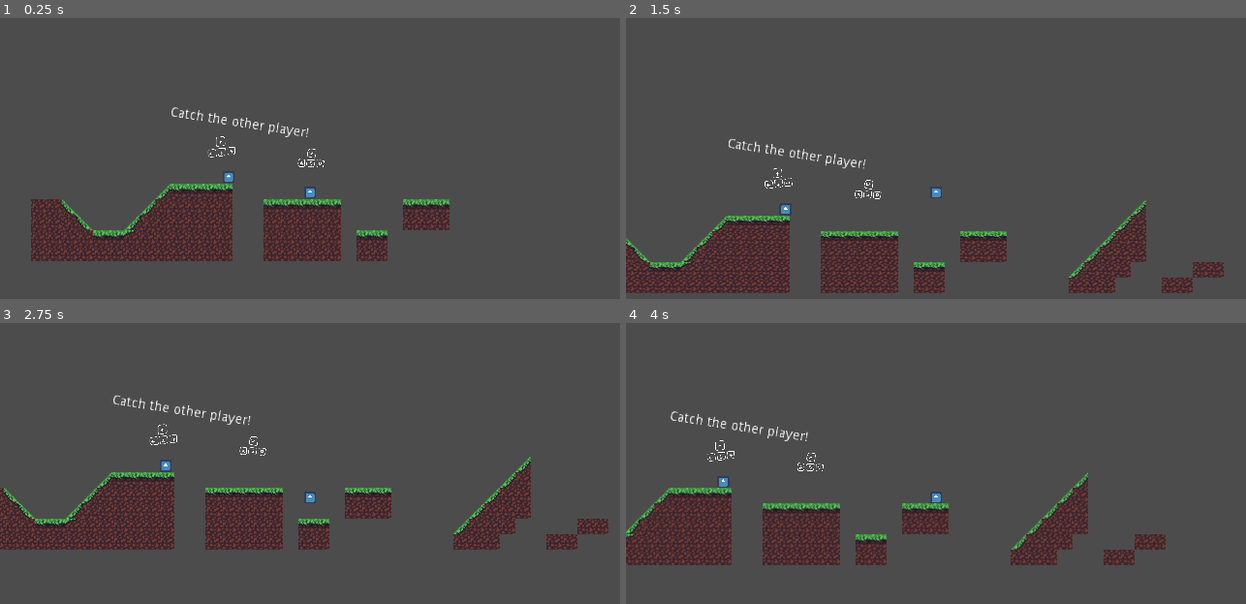
Above: before the commit, frames 1-4 (two rows, left to right).
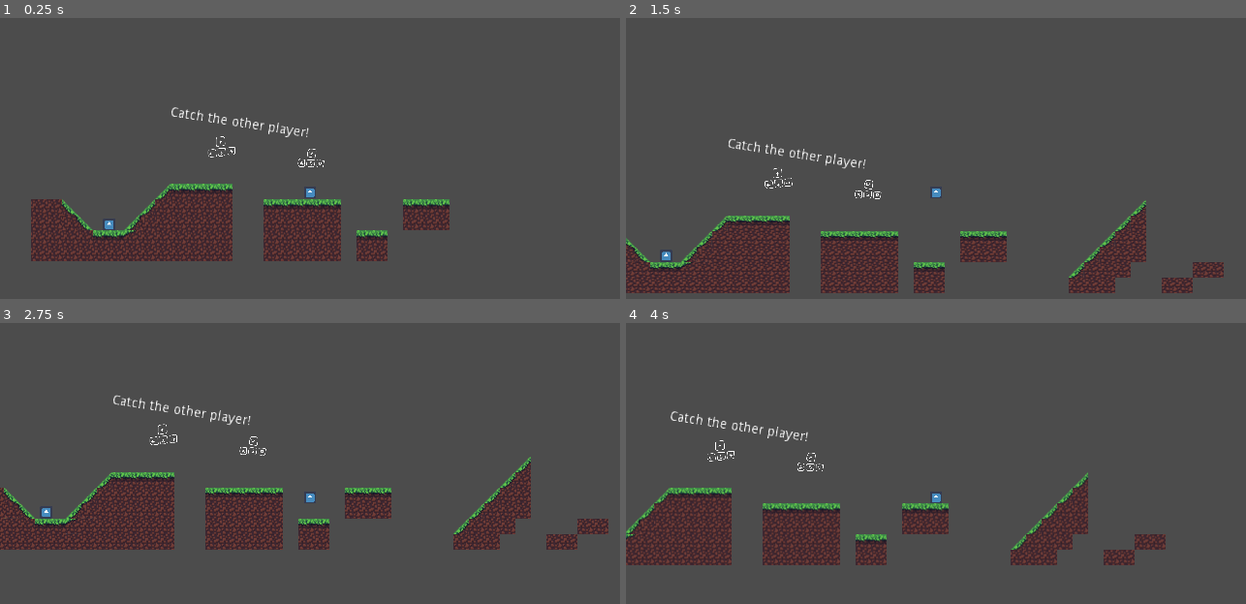
Above: after the commit, the same moments.

Repository: alteduard/TasjammGodot
Game: Godot game, scene res://Assets/Scenes/Game.tscn
Same seed, same stepped clock (60 frames per second), same inputs: the game is played once before the commit and once after it. The engine's default icon, where the game draws it, is replaced by a stand-in: a white triangle on a blue panel in a dark square.
Inputs:
- Up to frame 1 (0.25 s): no input
- Up to frame 2 (1.5 s): hold D (right1) from 0.53 s (still down); tap Left (left2) at 0.6 s; tap W (jump1) at 0.77 s; tap Right (right2) at 1.35 s
- Up to frame 3 (2.75 s): tap W (jump1) at 1.52 s; release D (right1) at 2.03 s; hold A (left1) from 2.03 s (still down); tap Left (left2) at 2.1 s
- Up to frame 4 (4 s): release A (left1) at 2.78 s; hold D (right1) from 2.78 s (still down); tap Right (right2) at 2.85 s; tap W (jump1) at 3.02, 3.77 s; tap Left (left2) at 3.6 s

The runs differ from the first frame. In frame 1, less than 0.1% of the frame differs, in the area x 16-38%, y 55-76%; in frame 2, less than 0.1%; in frame 3, less than 0.1%; in frame 4, less than 0.1%.

Commit message:
Update Game.tscn

Diff:
--- a/Assets/Scenes/Game.tscn
+++ b/Assets/Scenes/Game.tscn
@@ -34,7 +34,7 @@
 script = ExtResource( 3 )
 
 [node name="Player2" parent="." instance=ExtResource( 2 )]
-position = Vector2( -116.022, -94.0927 )
+position = Vector2( -239.258, -38.0343 )
 scale = Vector2( 0.2, 0.2 )
 player1 = false
 move_speed = 75
